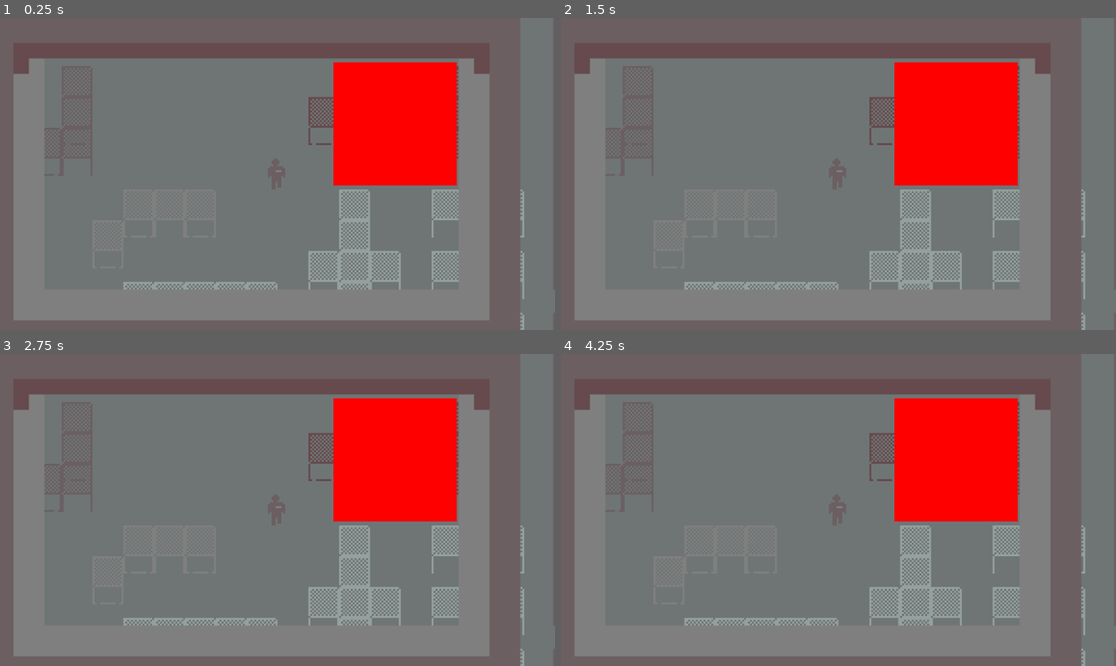
Above: before the commit, frames 1-4 (two rows, left to right).
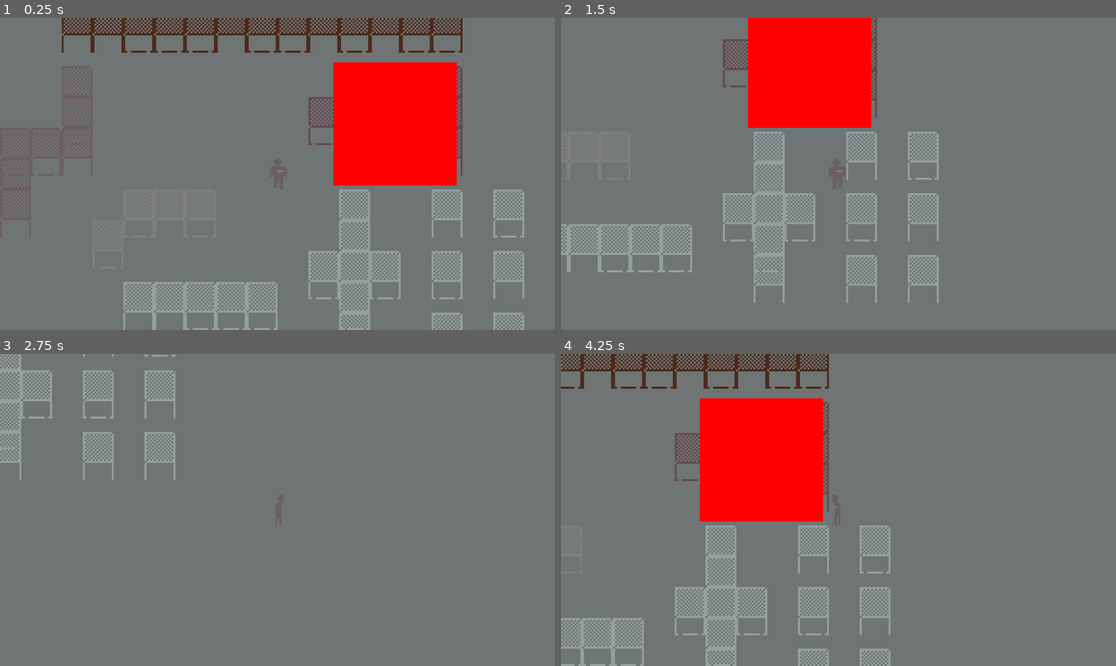
Above: after the commit, the same moments.

Repository: impstudio2024/gwj74
Game: Godot game, scene res://scenes/polygon_level.tscn
Same seed, same stepped clock (60 frames per second), same inputs: the game is played once before the commit and once after it. The engine's default icon, where the game draws it, is replaced by a stand-in: a white triangle on a blue panel in a dark square.
Inputs:
- Up to frame 1 (0.25 s): no input
- Up to frame 2 (1.5 s): tap Enter (ui_accept) at 0.5, 0.6, 0.77, 1.07, 1.35 s; hold D (move_right) 0.53-1.28 s; hold S (move_down) from 1.28 s (still down)
- Up to frame 3 (2.75 s): tap Enter (ui_accept) at 1.52, 1.82, 2.1 s; release S (move_down) at 2.03 s; hold D (move_right) from 2.03 s (still down)
- Up to frame 4 (4.25 s): release D (move_right) at 2.78 s; hold W (move_up) 2.78-3.53 s; tap Enter (ui_accept) at 2.85, 3.02, 3.32, 3.6, 3.77, 4.07 s; hold A (move_left) from 3.53 s (still down)

The runs differ from the first frame. In frame 1, 11% of the frame differs, in the area x 2-94%, y 0-100%; in frame 2, 28%; in frame 3, 19%; in frame 4, 32%, in the area x 0-95%, y 0-100%.

Commit message:
computer screen with text printing

Diff:
--- a/godotwildjam2024_2dtopdownhorror/project.godot
+++ b/godotwildjam2024_2dtopdownhorror/project.godot
@@ -21,7 +21,6 @@
 
 [display]
 
-window/size/mode=3
 window/size/resizable=false
 window/stretch/scale_mode="integer"
 
@@ -51,6 +50,13 @@
 , Object(InputEventKey,"resource_local_to_scene":false,"resource_name":"","device":-1,"window_id":0,"alt_pressed":false …(186 unchanged characters)…
 ]
 }
+interact={
+"deadzone": 0.5,
+"events": [Object(InputEventKey,"resource_local_to_scene":false,"resource_name":"","device":-1,"window_id":0,"alt_pressed":false,"shift_pressed":false,"ctrl_pressed":false,"meta_pressed":false,"pressed":false,"keycode":0,"physical_keycode":69,"key_label":0,"unicode":101,"location":0,"echo":false,"script":null)
+, Object(InputEventKey,"resource_local_to_scene":false,"resource_name":"","device":-1,"window_id":0,"alt_pressed":false,"shift_pressed":false,"ctrl_pressed":false,"meta_pressed":false,"pressed":false,"keycode":0,"physical_keycode":32,"key_label":0,"unicode":32,"location":0,"echo":false,"script":null)
+, Object(InputEventKey,"resource_local_to_scene":false,"resource_name":"","device":-1,"window_id":0,"alt_pressed":false,"shift_pressed":false,"ctrl_pressed":false,"meta_pressed":false,"pressed":false,"keycode":0,"physical_keycode":4194309,"key_label":0,"unicode":0,"location":0,"echo":false,"script":null)
+]
+}
 
 [rendering]
 
--- a/godotwildjam2024_2dtopdownhorror/scenes/computer_scene.tscn
+++ b/godotwildjam2024_2dtopdownhorror/scenes/computer_scene.tscn
@@ -15,13 +15,41 @@
 }]
 
 [node name="ComputerScene" type="TextureRect"]
-offset_left = -376.0
-offset_top = -216.0
-offset_right = 372.0
-offset_bottom = 216.0
+anchors_preset = -1
+offset_left = -84.0
+offset_top = -46.0
+offset_right = 588.0
+offset_bottom = 322.0
 scale = Vector2(0.5, 0.5)
 script = ExtResource("1_682rm")
 
 [node name="Sprite" type="AnimatedSprite2D" parent="."]
+position = Vector2(-168, -92)
 sprite_frames = SubResource("SpriteFrames_xd7ih")
 centered = false
+
+[node name="ComputerBackground" type="ColorRect" parent="."]
+z_index = -1
+layout_mode = 1
+anchors_preset = -1
+anchor_left = -0.232
+anchor_top = -0.201
+anchor_right = -0.232
+anchor_bottom = -0.201
+offset_left = -0.095993
+offset_top = -0.0319977
+offset_right = 529.904
+offset_bottom = 331.968
+color = Color(0, 0, 0, 1)
+
+[node name="ConsoleText" type="RichTextLabel" parent="."]
+layout_mode = 1
+anchors_preset = -1
+anchor_left = -0.155
+anchor_top = -0.076
+anchor_right = -0.155
+anchor_bottom = -0.076
+offset_left = 0.160004
+offset_top = -0.0319977
+offset_right = 430.16
+offset_bottom = 239.968
--- a/godotwildjam2024_2dtopdownhorror/scenes/player_camera.tscn
+++ b/godotwildjam2024_2dtopdownhorror/scenes/player_camera.tscn
@@ -1,15 +1,10 @@
-[gd_scene load_steps=3 format=3 uid="uid://f8ud243oy7i6"]
+[gd_scene load_steps=2 format=3 uid="uid://f8ud243oy7i6"]
 
 [ext_resource type="Script" path="res://scripts/player_camera.gd" id="1_8l7kn"]
-[ext_resource type="PackedScene" uid="uid://cy7tqfskp8g41" path="res://scenes/computer_scene.tscn" id="2_hkawv"]
 
 [node name="PlayerCamera" type="Camera2D"]
 top_level = true
+z_index = 5
+scale = Vector2(0.8, 0.8)
 zoom = Vector2(4, 4)
 script = ExtResource("1_8l7kn")
-
-[node name="ComputerScene" parent="." instance=ExtResource("2_hkawv")]
-offset_left = -177.0
-offset_top = -108.0
-offset_right = 571.0
-offset_bottom = 324.0
--- a/godotwildjam2024_2dtopdownhorror/scripts/computer_scene.gd
+++ b/godotwildjam2024_2dtopdownhorror/scripts/computer_scene.gd
@@ -1,8 +1,25 @@
 extends TextureRect
 @onready var player = Global.get_grandparent(self,2).get_node("Player")
-
+var message_printed = false
 func _ready():
 	player.controllable = false
+	print_message("aafads igdskjhgdflksd;fsdflsdkfsdf
+dsgfsdgsdgsgsd
+sdgsdgsdgssssssss \n ssssssssssssssssssssssssssssssssssssssssssssssssss")
 
 func close():
-	player.controllable = true
+	if message_printed:
+		player.controllable = true
+		queue_free()
+	else:
+		message_printed = true
+
+func print_message(text):
+	for character in text:
+		if message_printed:
+			get_node("ConsoleText").text = text
+			break
+		get_node("ConsoleText").text += character
+		await get_tree().process_frame
+		await get_tree().process_frame
+	message_printed = true
--- a/godotwildjam2024_2dtopdownhorror/scripts/interactable_object_example.gd
+++ b/godotwildjam2024_2dtopdownhorror/scripts/interactable_object_example.gd
@@ -1,4 +1,7 @@
 extends InteractableObject
 
 func interact():
-	get_parent().get_node("PlayerCamera/CanvasLayer/CenterContainer").add_child(load("res://scenes/computer_scene.tscn").instantiate())
+	if get_parent().get_node("Player").controllable:
+		get_parent().get_node("PlayerCamera").add_child(load("res://scenes/computer_scene.tscn").instantiate())
+	else:
+		get_parent().get_node("PlayerCamera").get_node("ComputerScene").close()
--- a/godotwildjam2024_2dtopdownhorror/scripts/player.gd
+++ b/godotwildjam2024_2dtopdownhorror/scripts/player.gd
@@ -9,10 +9,9 @@
 func _process(delta):
 	if controllable:
 		movement_controller()
+	hotkey_controller()
 
 func movement_controller():
-	if Input.is_action_just_pressed("ui_accept"):
-		interact()
 	if Input.is_action_pressed("move_up"):
 		velocity.y -= 1
 	if Input.is_action_pressed("move_left"):
@@ -37,6 +36,10 @@
 	move_and_slide()
 	velocity = Vector2.ZERO
 
+func hotkey_controller():
+	if Input.is_action_just_pressed("ui_accept"):
+		interact()
+
 func interact():
 	for area in get_node("InteractionArea").get_overlapping_areas():
 		if area is InteractableObject:
Binary file changed: godotwildjam2024_2dtopdownhorror/sprites/hud/screen.png
